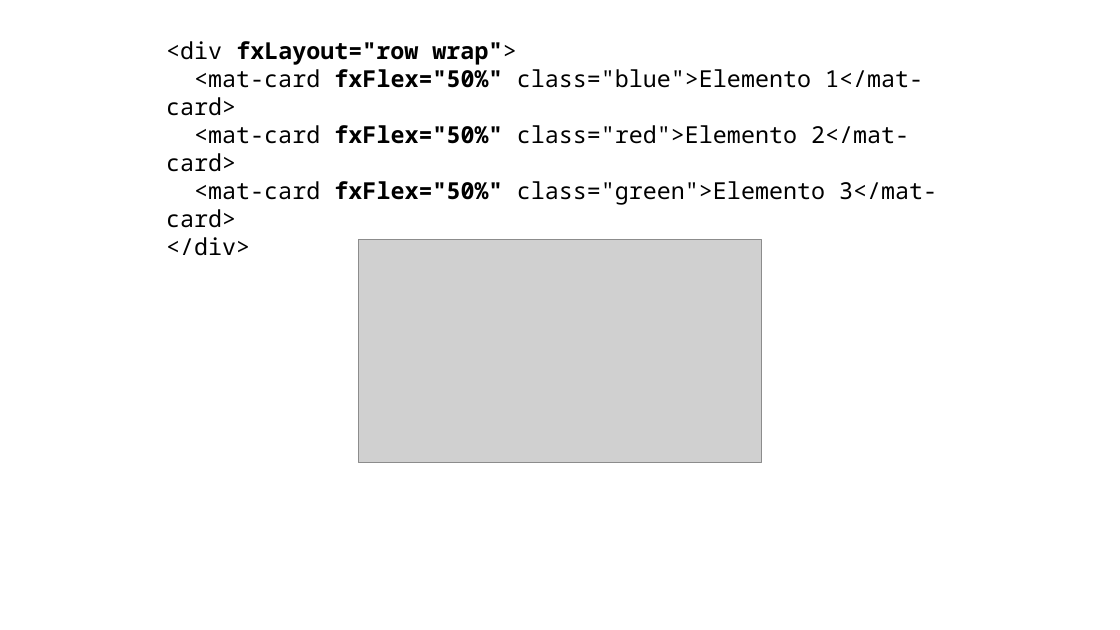
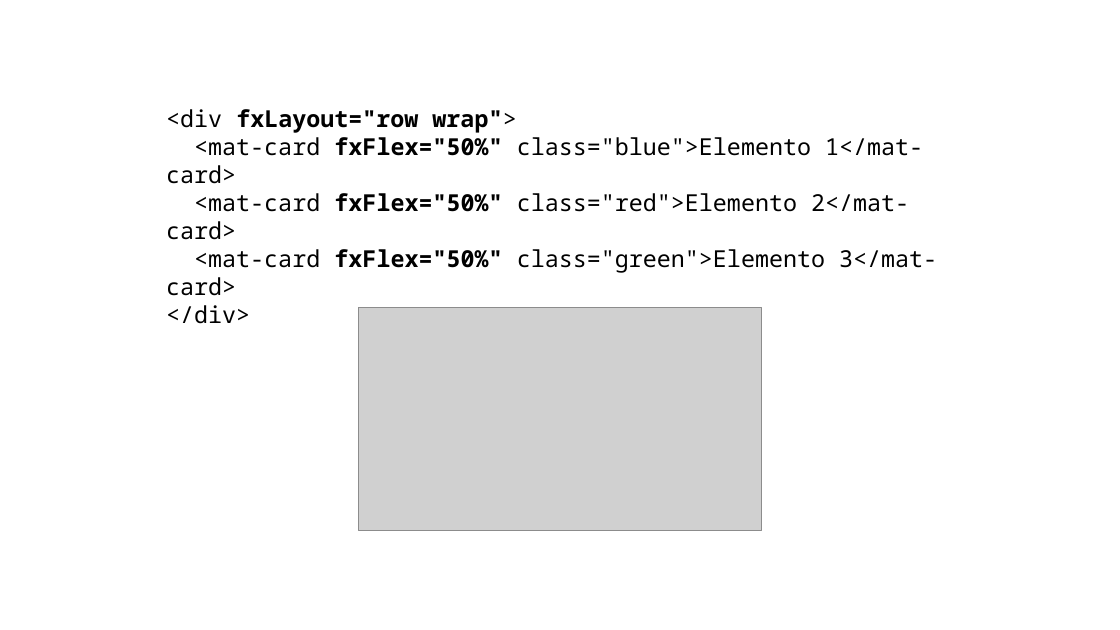
Before and after one commit to eduardoflorence/angular-flex-layout, a slide deck: slide 15 of eduardo-florence-meetup-angular-rio-flex-layout.pptx (slide 14 before the commit). Drawn at 1120x630 pixels with LibreOffice and Linux fonts; fonts in the diff are those of the drawing; grey boxes stand for pictures. Boxes give left, top, right and bottom in pixels: in the first picture for what was removed or moved away, otherwise in the second. Text is boxed around its words. In the diff, an @@ line names an element or a change of style, - is before the commit and + after.

```diff
--- a/eduardo-florence-meetup-angular-rio-flex-layout.pptx
+++ b/eduardo-florence-meetup-angular-rio-flex-layout.pptx
@@ text "<div fxLayout="row wrap">": place and size @@
-text "<div fxLayout="row wrap">" at <box>166,41,937,256</box>
+text "<div fxLayout="row wrap">" at <box>166,109,937,324</box>
@@ picture: place and size @@
-picture at <box>359,239,762,463</box>
+picture at <box>359,308,762,531</box>
```
Also in this commit, not shown: 12 other slides changed, 12 slides added, 2 slides removed, 2 other files.
